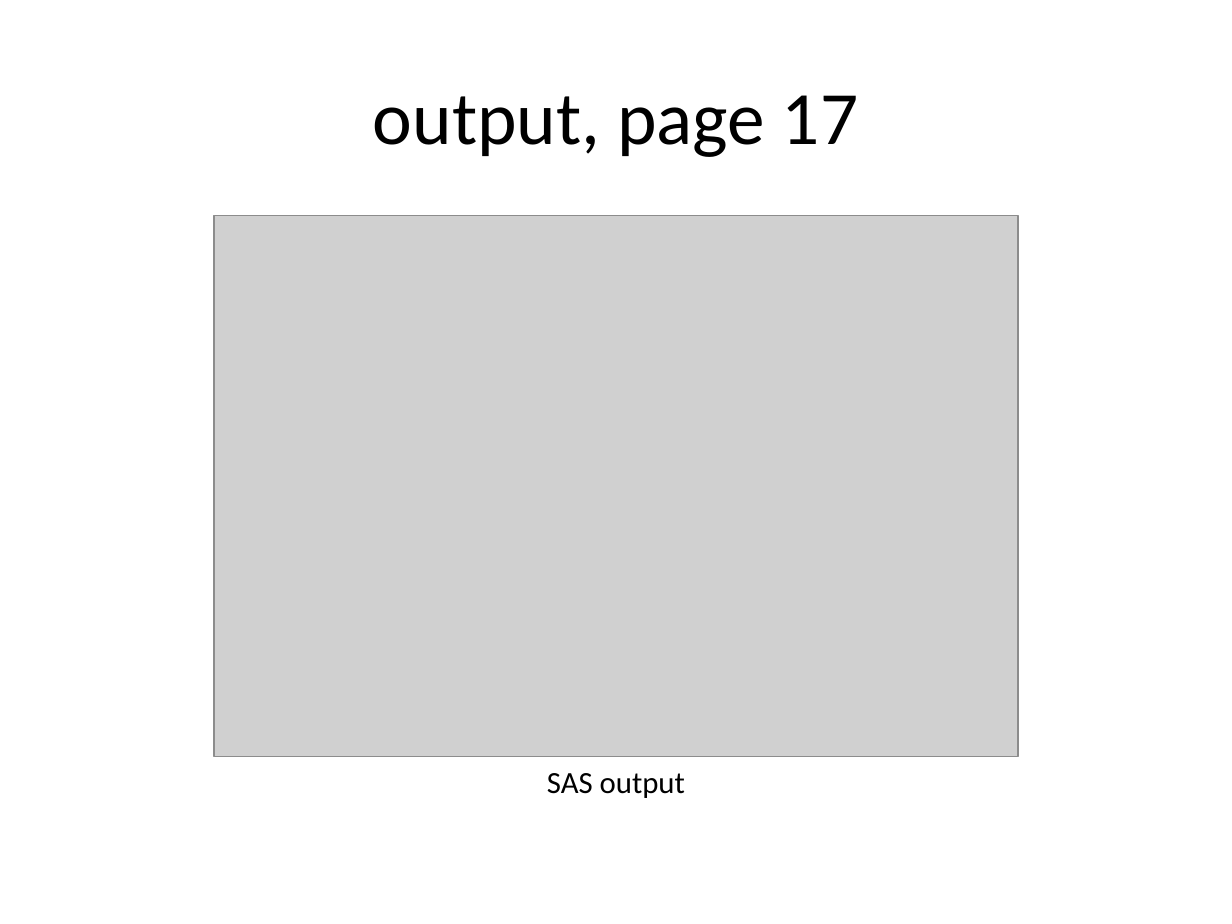
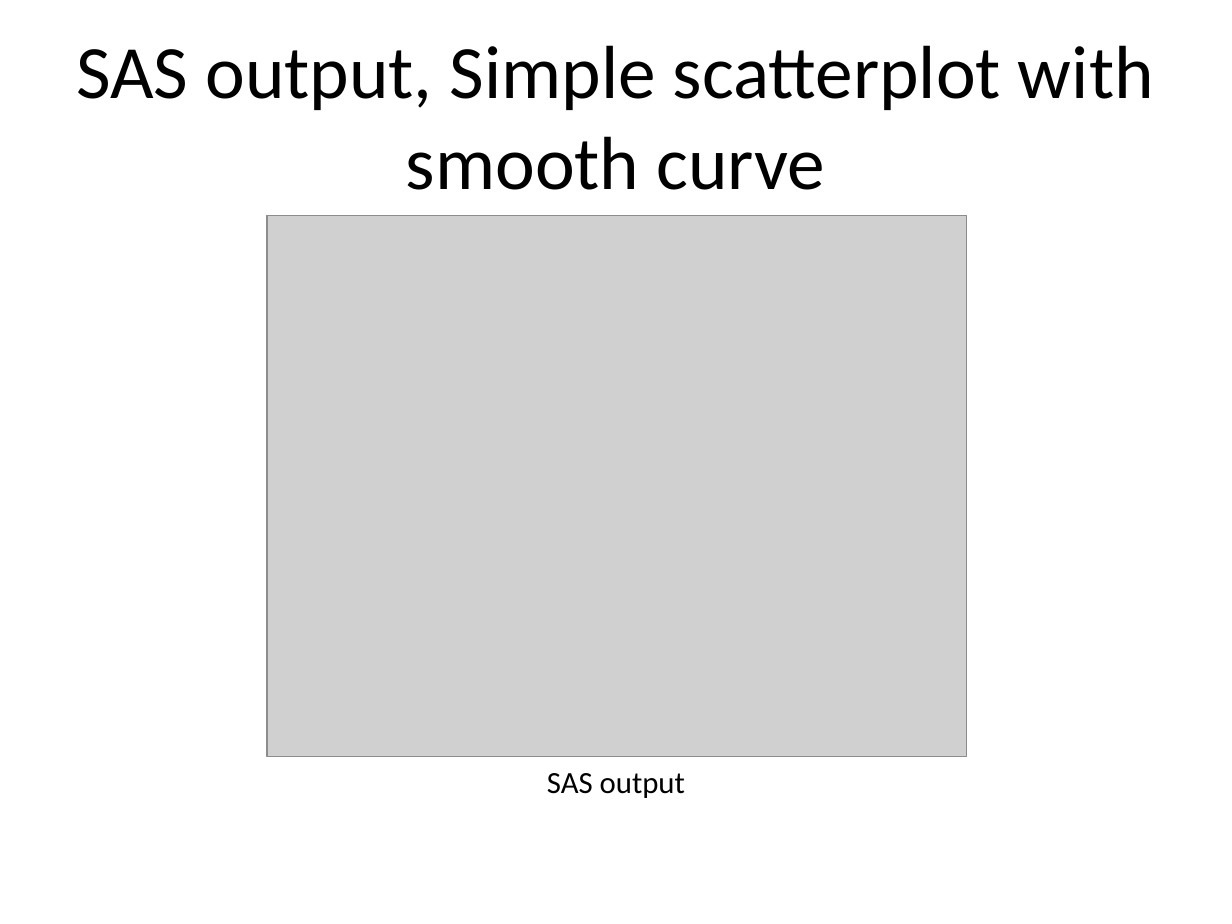
Before and after one commit to pmean/introduction-to-SAS, a slide deck: slide 57 of results/m02-slides-and-speaker-notes.pptx (slide 53 before the commit). Drawn at 1232x924 pixels with LibreOffice and Linux fonts; fonts in the diff are those of the drawing; grey boxes stand for pictures. Boxes give left, top, right and bottom in pixels: in the first picture for what was removed or moved away, otherwise in the second. Text is boxed around its words. In the diff, an @@ line names an element or a change of style, - is before the commit and + after.

```diff
--- a/results/m02-slides-and-speaker-notes.pptx
+++ b/results/m02-slides-and-speaker-notes.pptx
@@ title at (76, 45, 1154, 190): text changed @@
-output, page 17
+SAS output, Simple scatterplot with smooth curve
@@ picture: place and size @@
-picture at (214, 216, 1019, 756)
+picture at (267, 216, 967, 756)
```
Also in this commit, not shown: 27 other slides changed, 23 slides added, 26 slides removed, 29 other files.
